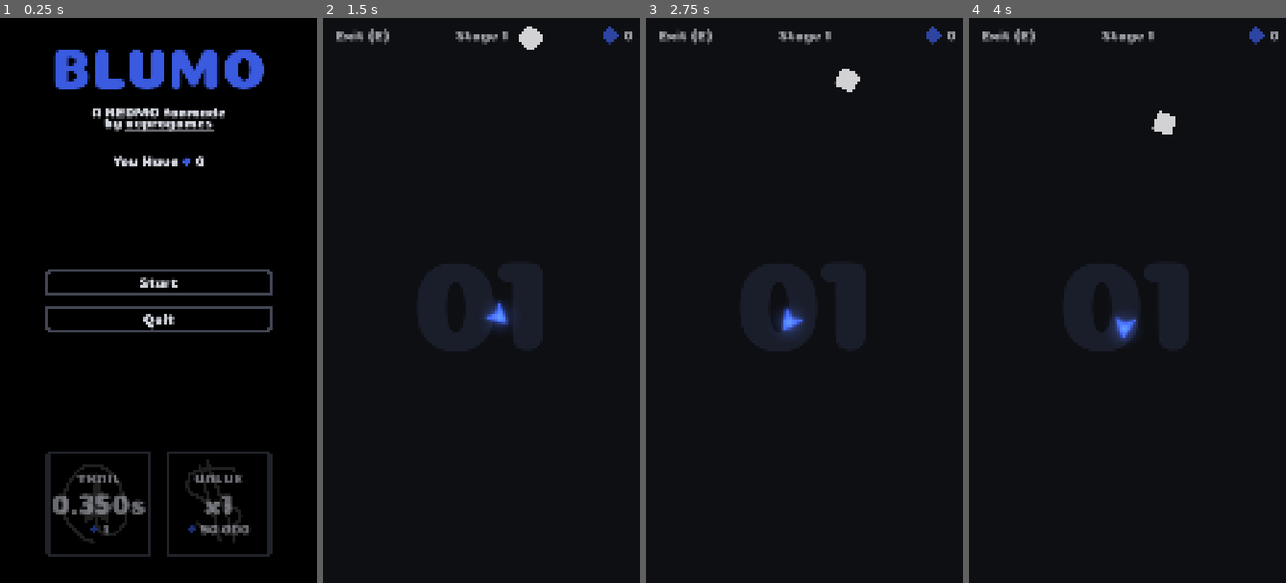
Above: before the commit, frames 1-4 (left to right).
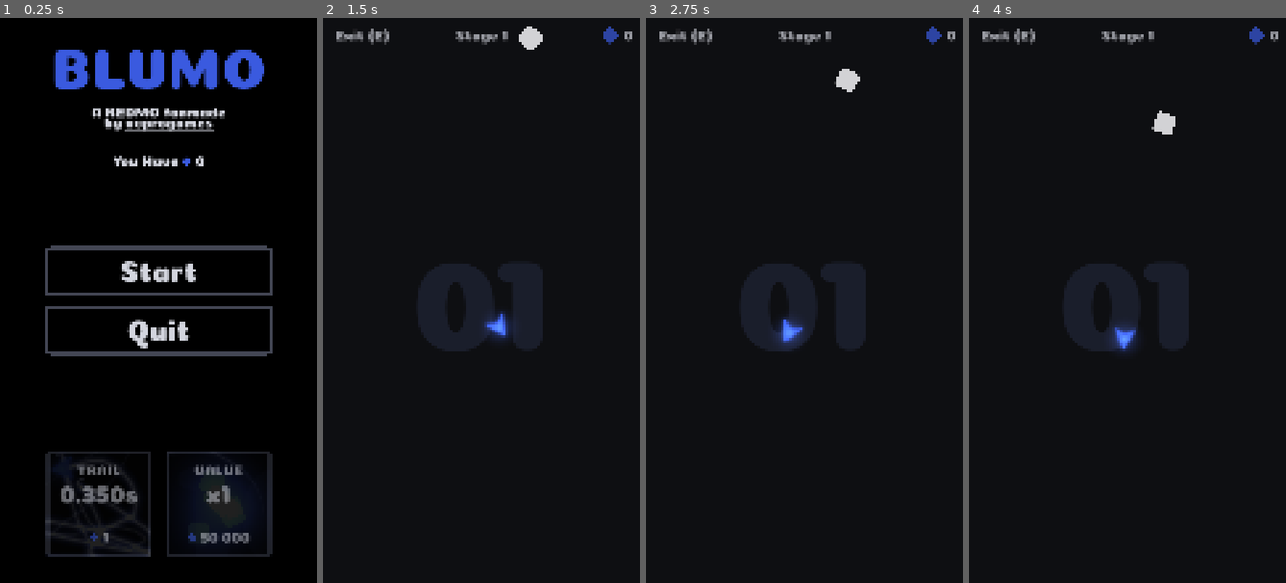
Above: after the commit, the same moments.

Repository: veprogames/blumo
Game: Godot game, scene res://src/main_menu/main_menu.tscn
The game is run twice, just before and just after one commit, with the same random seed, the same clock (stepped at 60 frames per second) and the same inputs.
Inputs (mouse positions are in pixels of both pictures, inside the frame that each line leads up to):
- Up to frame 1 (0.25 s): no input
- Up to frame 2 (1.5 s): click "Start" at 0.5 s; move the mouse to (497, 300) at 1.27 s
- Up to frame 3 (2.75 s): move the mouse to (788, 300) at 2.02 s
- Up to frame 4 (4 s): move the mouse to (1133, 289) at 2.77 s; move the mouse to (1124, 311) at 3.52 s

The runs differ from the first frame. In frame 1, 7.9% of the frame differs, in the area x 14-86%, y 40-96%; in frame 2, 0.5%; in frame 3, 0.4%; in frame 4, 0.4%.

Commit message:
More UI improvements

Diff:
--- a/assets/main_theme.tres
+++ b/assets/main_theme.tres
@@ -19,34 +19,19 @@
 corner_radius_bottom_left = 16
 anti_aliasing = false
 
-[sub_resource type="StyleBoxFlat" id="StyleBoxFlat_a2l2q"]
-content_margin_left = 28.0
-content_margin_top = 28.0
-content_margin_right = 28.0
-content_margin_bottom = 28.0
-bg_color = Color(0.6, 0.6, 0.6, 0)
-border_width_left = 12
-border_width_top = 12
-border_width_right = 12
-border_width_bottom = 12
-border_color = Color(0.694118, 0.729412, 0.870588, 0.376471)
-corner_radius_top_left = 16
-corner_radius_top_right = 16
-corner_radius_bottom_right = 16
-corner_radius_bottom_left = 16
-anti_aliasing = false
+[sub_resource type="StyleBoxEmpty" id="StyleBoxEmpty_xgdp2"]
 
 [sub_resource type="StyleBoxFlat" id="StyleBoxFlat_0omi4"]
 content_margin_left = 28.0
 content_margin_top = 28.0
 content_margin_right = 28.0
 content_margin_bottom = 28.0
-bg_color = Color(0.696, 0.7308, 0.87, 0.25098)
+bg_color = Color(0.694118, 0.729412, 0.870588, 0)
 border_width_left = 12
 border_width_top = 12
 border_width_right = 12
 border_width_bottom = 12
-border_color = Color(0.694118, 0.729412, 0.870588, 0.376471)
+border_color = Color(0.2262, 0.35496, 0.87, 1)
 corner_radius_top_left = 16
 corner_radius_top_right = 16
 corner_radius_bottom_right = 16
@@ -75,12 +60,12 @@
 content_margin_top = 28.0
 content_margin_right = 28.0
 content_margin_bottom = 28.0
-bg_color = Color(0.696, 0.7308, 0.87, 0.501961)
+bg_color = Color(0.694118, 0.729412, 0.870588, 0)
 border_width_left = 12
 border_width_top = 12
 border_width_right = 12
 border_width_bottom = 12
-border_color = Color(0.694118, 0.729412, 0.870588, 0.376471)
+border_color = Color(0.26, 0.408, 1, 1)
 corner_radius_top_left = 16
 corner_radius_top_right = 16
 corner_radius_bottom_right = 16
@@ -101,6 +86,23 @@
 
 [sub_resource type="StyleBoxEmpty" id="StyleBoxEmpty_wavyl"]
 
+[sub_resource type="StyleBoxFlat" id="StyleBoxFlat_xgdp2"]
+content_margin_left = 48.0
+content_margin_top = 48.0
+content_margin_right = 48.0
+content_margin_bottom = 48.0
+bg_color = Color(0.696, 0.7308, 0.87, 0)
+border_width_left = 12
+border_width_top = 12
+border_width_right = 12
+border_width_bottom = 12
+border_color = Color(0.696, 0.7308, 0.87, 0.376471)
+corner_radius_top_left = 16
+corner_radius_top_right = 16
+corner_radius_bottom_right = 16
+corner_radius_bottom_left = 16
+anti_aliasing = false
+
 [sub_resource type="StyleBoxEmpty" id="StyleBoxEmpty_nsjfo"]
 
 [sub_resource type="StyleBoxFlat" id="StyleBoxFlat_t2ei2"]
@@ -116,8 +118,12 @@
 default_font_size = 48
 Button/colors/font_color = Color(0.827451, 0.835294, 0.870588, 1)
 Button/colors/font_disabled_color = Color(0.827451, 0.835294, 0.870588, 0.501961)
+Button/colors/font_focus_color = Color(0.827451, 0.835294, 0.870588, 1)
+Button/colors/font_hover_color = Color(0.827451, 0.835294, 0.870588, 1)
+Button/colors/font_hover_pressed_color = Color(0.827451, 0.835294, 0.870588, 1)
+Button/colors/font_pressed_color = Color(0.827451, 0.835294, 0.870588, 1)
 Button/styles/disabled = SubResource("StyleBoxFlat_470mv")
-Button/styles/focus = SubResource("StyleBoxFlat_a2l2q")
+Button/styles/focus = SubResource("StyleBoxEmpty_xgdp2")
 Button/styles/hover = SubResource("StyleBoxFlat_0omi4")
 Button/styles/normal = SubResource("StyleBoxFlat_d3ntk")
 Button/styles/pressed = SubResource("StyleBoxFlat_58jnp")
@@ -127,6 +133,9 @@
 ButtonBorderless/styles/hover = SubResource("StyleBoxEmpty_3c4q2")
 ButtonBorderless/styles/normal = SubResource("StyleBoxEmpty_rrexw")
 ButtonBorderless/styles/pressed = SubResource("StyleBoxEmpty_wavyl")
+ButtonLarge/base_type = &"Button"
+ButtonLarge/font_sizes/font_size = 96
+ButtonLarge/styles/normal = SubResource("StyleBoxFlat_xgdp2")
 HSeparator/constants/separation = 16
 HSeparator/styles/separator = SubResource("StyleBoxEmpty_nsjfo")
 Label/colors/font_color = Color(0.8265, 0.8352, 0.87, 1)
--- a/src/main_menu/main_menu.tscn
+++ b/src/main_menu/main_menu.tscn
@@ -98,10 +98,12 @@
 [node name="ButtonPlay" type="Button" parent="CanvasLayer/VBoxContainerButtons"]
 layout_mode = 2
 mouse_default_cursor_shape = 2
+theme_type_variation = &"ButtonLarge"
 text = "Start"
 
 [node name="ButtonQuit" type="Button" parent="CanvasLayer/VBoxContainerButtons"]
 layout_mode = 2
+theme_type_variation = &"ButtonLarge"
 text = "Quit"
 
 [connection signal="meta_clicked" from="CanvasLayer/VBoxContainer/LabelSubtitle" to="." method="_on_label_subtitle_meta_clicked"]
--- a/src/upgrade/upgrade_button.tscn
+++ b/src/upgrade/upgrade_button.tscn
@@ -23,7 +23,6 @@
 anchor_bottom = 1.0
 grow_horizontal = 2
 grow_vertical = 2
-stretch_mode = 3
 
 [node name="MarginContainer" type="MarginContainer" parent="."]
 layout_mode = 1
@@ -32,10 +31,16 @@
 anchor_bottom = 1.0
 grow_horizontal = 2
 grow_vertical = 2
+mouse_filter = 2
+theme_override_constants/margin_left = 48
+theme_override_constants/margin_top = 48
+theme_override_constants/margin_right = 48
+theme_override_constants/margin_bottom = 48
 
 [node name="VBoxContainer" type="VBoxContainer" parent="MarginContainer"]
 layout_mode = 2
 size_flags_horizontal = 4
+mouse_filter = 2
 alignment = 1
 
 [node name="LabelEffectTitle" type="Label" parent="MarginContainer/VBoxContainer"]
@@ -52,14 +57,20 @@
 unique_name_in_owner = true
 z_index = 1
 layout_mode = 2
-theme_override_font_sizes/font_size = 96
+theme_override_font_sizes/font_size = 80
 text = "1.0s"
 horizontal_alignment = 1
+
+[node name="Spacer" type="Control" parent="MarginContainer/VBoxContainer"]
+layout_mode = 2
+size_flags_vertical = 3
+mouse_filter = 2
 
 [node name="CurrencyCost" parent="MarginContainer/VBoxContainer" instance=ExtResource("1_mpgtc")]
 unique_name_in_owner = true
 z_index = 1
 layout_mode = 2
+mouse_filter = 2
 alignment = 1
 
 [connection signal="pressed" from="." to="." method="_on_pressed"]
Not shown: 1 places in assets/main_theme.tres that only renumber resources
Binary file changed: assets/upgrades/icons/edible_value.png
Binary file changed: assets/upgrades/icons/trail_length.png
